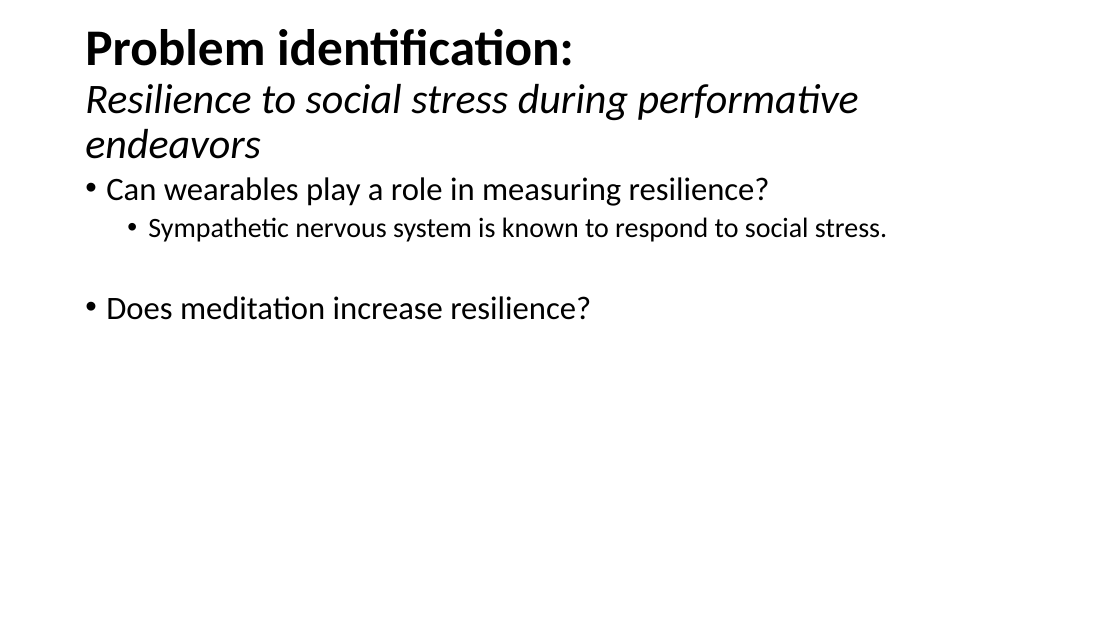
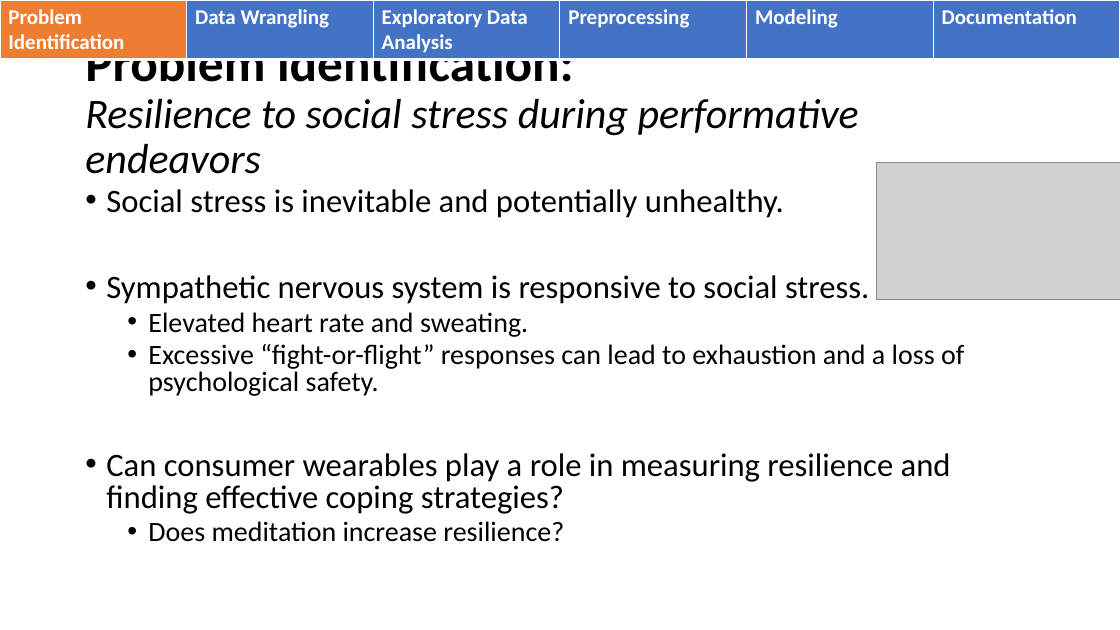
Before and after one commit to WalterPiTheScienceGuy/Springboard_Capstone2, a slide deck: slide 2 of Capstone2/reports/Springboard Capstone 2 ppt.pptx. Drawn at 1120x630 pixels with LibreOffice and Linux fonts; fonts in the diff are those of the drawing; grey boxes stand for pictures. Boxes give left, top, right and bottom in pixels: in the first picture for what was removed or moved away, otherwise in the second. Text is boxed around its words. In the diff, an @@ line names an element or a change of style, - is before the commit and + after.

```diff
--- a/Capstone2/reports/Springboard Capstone 2 ppt.pptx
+++ b/Capstone2/reports/Springboard Capstone 2 ppt.pptx
@@ table added at (0,0,1119,59), 1 rows, 6 columns @@
+Problem Identification | Data Wrangling | Exploratory Data Analysis | Preprocessing | Modeling | Documentation
@@ title "Problem identification: Resilience to social ..." rewrapped from (85,29,859,159) to (85,38,859,174) @@
@@ picture added at (876,162,1120,300) @@
@@ text "Social stress is inevitable and ...": place and size @@
-text "Social stress is inevitable and ..." at (106,177,887,320)
+text "Social stress is inevitable and ..." at (106,189,964,542)
@@ text at (106,189,964,514): text changed; size 24 to 28 pt @@
-• Can wearables play a role in measuring resilience?
-  • Sympathetic nervous system is known to respond to social stress.
+• Social stress is inevitable and potentially unhealthy.
+• Sympathetic nervous system is responsive to social stress.
+  • Elevated heart rate and sweating.
+  • Excessive “fight-or-flight” responses can lead to exhaustion and a loss of psychological safety.
+• Can consumer wearables play a role in measuring resilience and finding effective coping strategies?
@@ text at (148,521,564,542): size 28 to 24 pt in "Does meditation increase resilience?"; list level 1 to 2 in "Does meditation increase resilience?"; line spacing 0.9 to 0.8 @@
```
Also in this commit, not shown: 19 other slides changed, 1 slide added, 2 slides removed.
